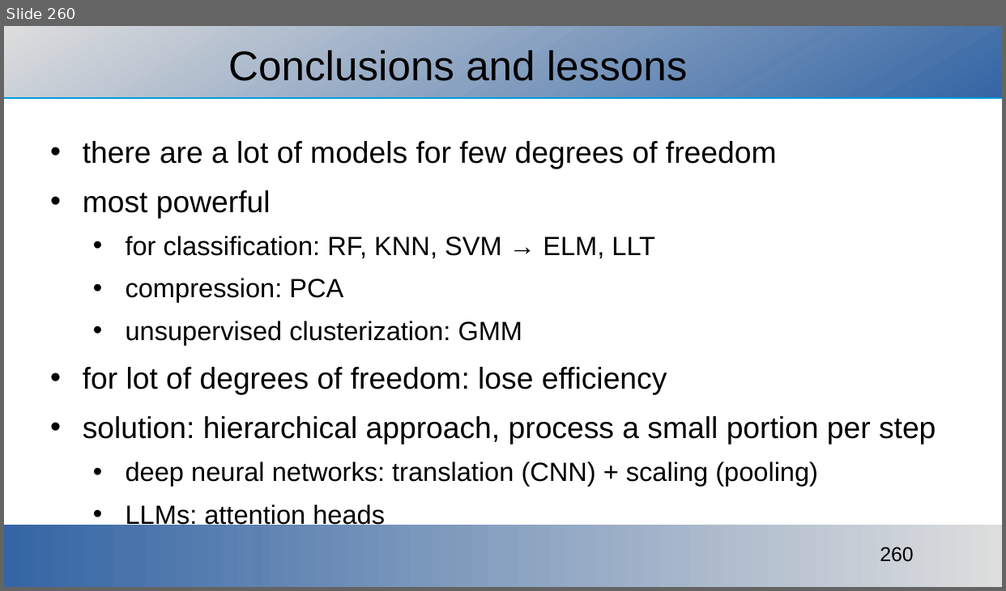
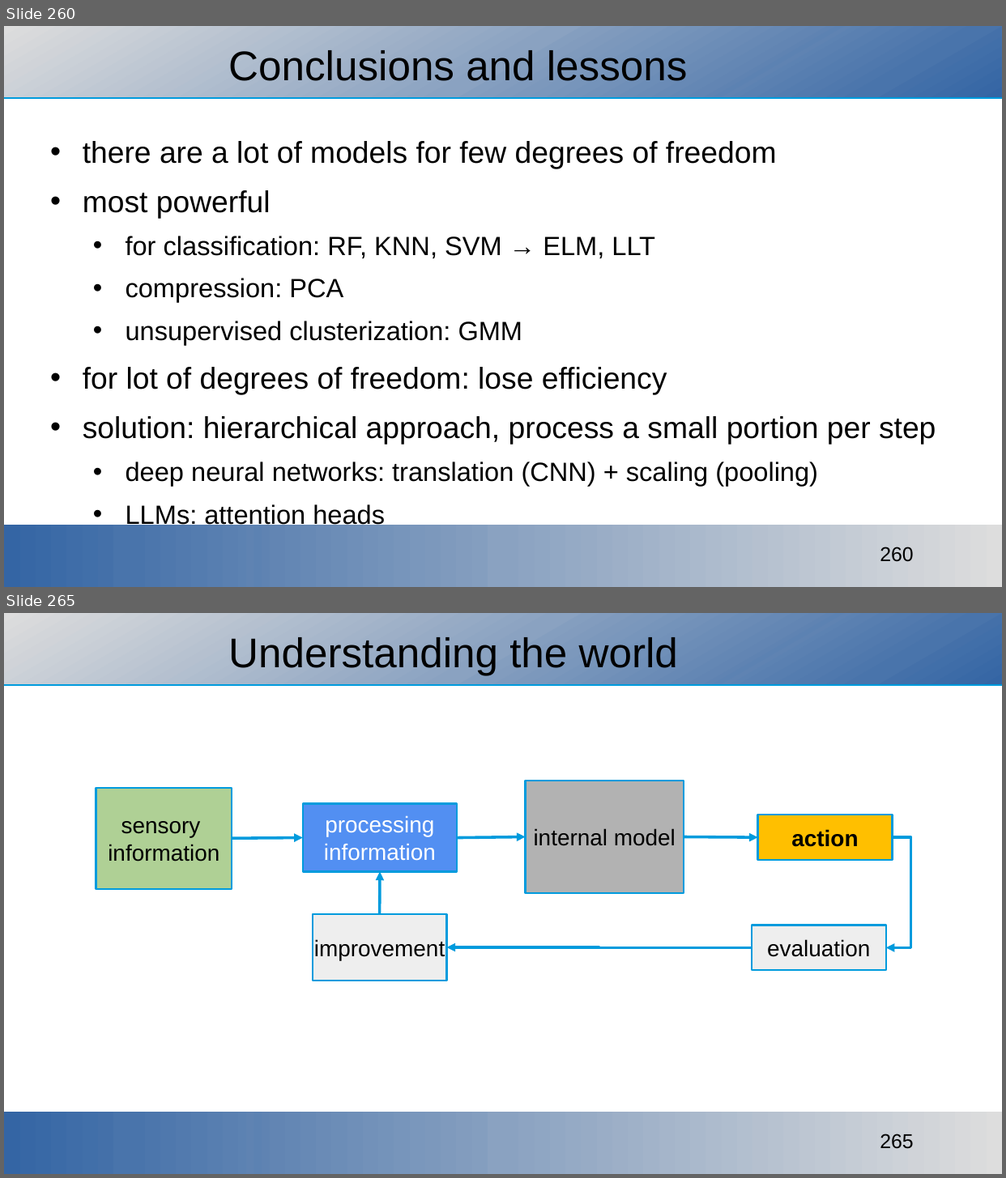
Before and after one commit to ajakovac/ML-in-Practice-I, a slide deck: ML in practice.odp. Shown one above the other, each under a label of ours: slide 260 before the commit, slides 260 and 265 after it; the slides between them are not shown. The pictures are 1006x591 and 1006x1178 pixels, drawn with LibreOffice and Linux fonts; fonts in the diff are those of the drawing; background and template pictures are left out. Boxes give left, top, right and bottom in pixels: in the first picture for what was removed or moved away, otherwise in the second. Text is boxed around its words. In the diff, an @@ line names an element or a change of style, - is before the commit and + after.

```diff
--- a/ML in practice.odp
+++ b/ML in practice.odp
@@ slide 265 added at box(4, 613, 1002, 1174), background #FFFFFF; not listed: 3 template elements that a slide beside it also shows @@
@@ title added at box(228, 637, 678, 675), 33 pt, text #000000 @@
+Understanding the world
@@ rectangle added at box(526, 781, 684, 894), fill #B2B2B2, outline #009BDD 1.42 pt, 18 pt, text #000000 @@
+internal model
@@ rectangle added at box(96, 788, 232, 889), fill #AFD095, outline #009BDD 1.42 pt, 18 pt, text #000000 @@
+sensory
+information
@@ rectangle added at box(303, 804, 457, 872), fill #528FF2, outline #009BDD 1.42 pt, 18 pt, text #FFFFFF @@
+processing
+information
@@ rectangle added at box(758, 815, 893, 860), fill #FFBF00, outline #009BDD 1.42 pt, 18 pt, text #000000, bold @@
+action
@@ arrow added from (232, 838) to (303, 837), #009BDD 2.3 pt @@
@@ arrow added from (457, 837) to (526, 837), #009BDD 2.3 pt @@
@@ arrow added from (684, 837) to (758, 837), #009BDD 2.3 pt @@
@@ elbow arrow added from (893, 837) to (886, 948), #009BDD 2.3 pt @@
@@ arrow added from (380, 914) to (380, 872), #009BDD 2.3 pt @@
@@ rectangle added at box(313, 914, 447, 982), fill #EEEEEE, outline #009BDD 1.42 pt, 18 pt, text #000000 @@
+improvement
@@ rectangle added at box(752, 926, 886, 971), fill #EEEEEE, outline #009BDD 1.42 pt, 18 pt, text #000000 @@
+evaluation
@@ elbow arrow added from (752, 948) to (447, 948), #009BDD 2.3 pt @@
```
Also in this commit, not shown: 19 other slides added, 2 other files.
